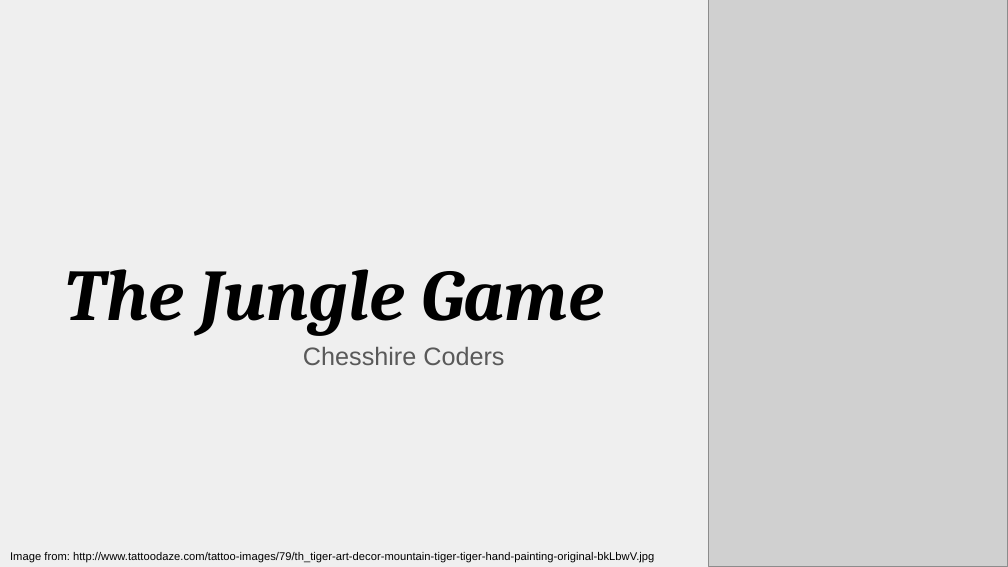
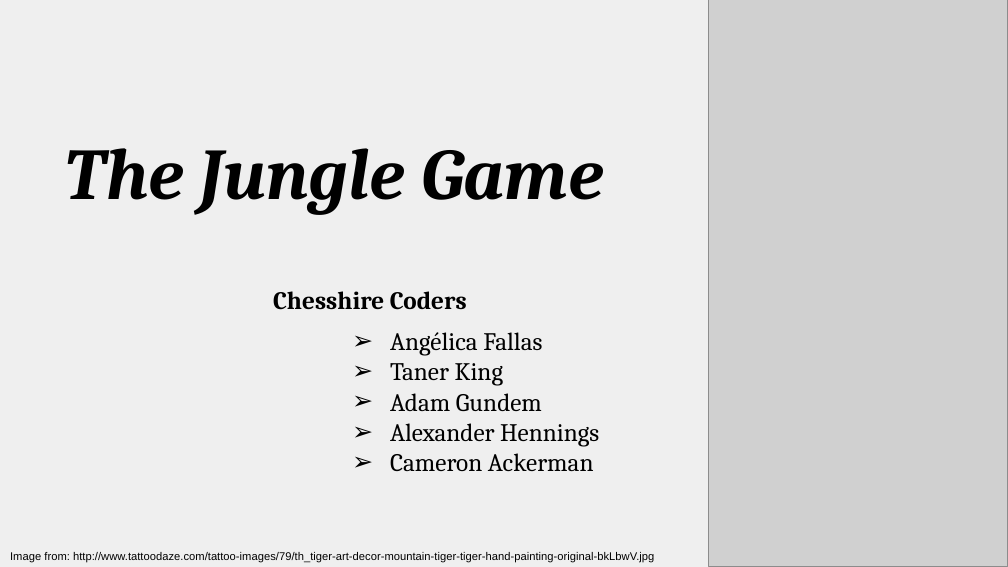
Before and after one commit to amgunden/cs414-f17-301-chessire-coders, a slide deck: slide 1 of documentation/Presentation.pptx. Drawn at 1008x567 pixels with LibreOffice and Linux fonts; fonts in the diff are those of the drawing; grey boxes stand for pictures. Boxes give left, top, right and bottom in pixels: in the first picture for what was removed or moved away, otherwise in the second. Text is boxed around its words. In the diff, an @@ line names an element or a change of style, - is before the commit and + after.

```diff
--- a/documentation/Presentation.pptx
+++ b/documentation/Presentation.pptx
@@ title "The Jungle Game": place and size @@
-title "The Jungle Game" at [65,269,604,336]
+title "The Jungle Game" at [65,148,604,215]
@@ subtitle "Chesshire Coders": place and size @@
-subtitle "Chesshire Coders" at [303,347,504,365]
+subtitle "Chesshire Coders" at [273,291,467,310]
@@ subtitle "Chesshire Coders" at [273,291,467,310]: font Arial to Cambria, text colour #595959 to #000000, bold on @@
@@ text added at [390,332,599,471], 18 pt, text #000000 @@
+➢ Angélica Fallas
+➢ Taner King
+➢ Adam Gundem
+➢ Alexander Hennings
+➢ Cameron Ackerman
```
Also in this commit, not shown: 2 other slides changed, 8 slides added, 8 slides removed, 1 other file.
